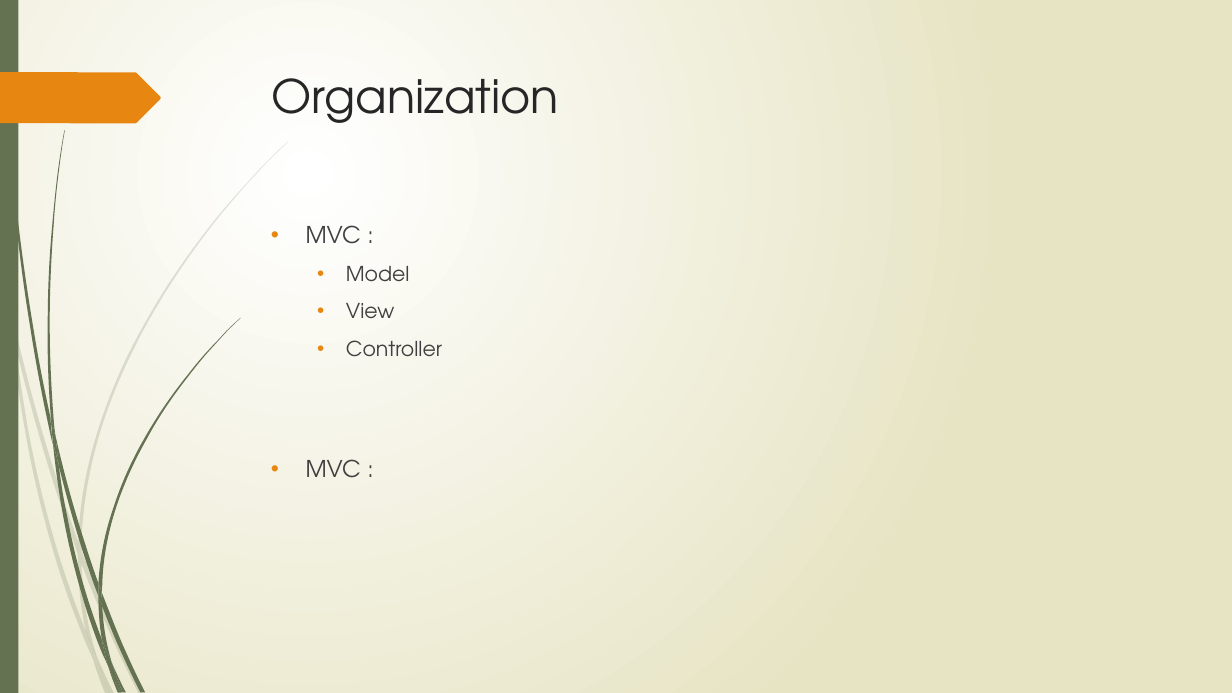
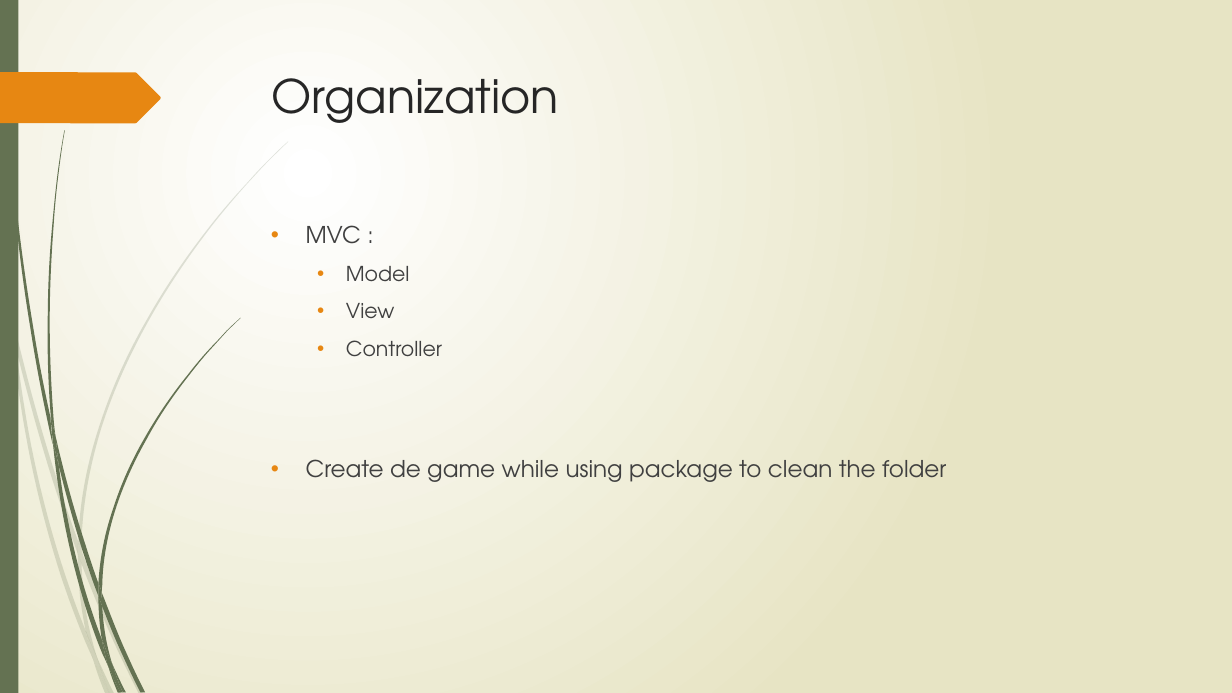
Before and after one commit to AlexandreTavernier/Boulderdash2, a slide deck: slide 5 of Boulder Dash Java Project.pptx. Drawn at 1232x693 pixels with LibreOffice and Linux fonts; fonts in the diff are those of the drawing. Boxes give left, top, right and bottom in pixels: in the first picture for what was removed or moved away, otherwise in the second. Text is boxed around its words. In the diff, an @@ line names an element or a change of style, - is before the commit and + after.

```diff
--- a/Boulder Dash Java Project.pptx
+++ b/Boulder Dash Java Project.pptx
@@ text at (306, 459, 946, 482): text changed @@
-• MVC :
+• Create de game while using package to clean the folder
```
Also in this commit, not shown: 3 slides added, 1 slide removed.
